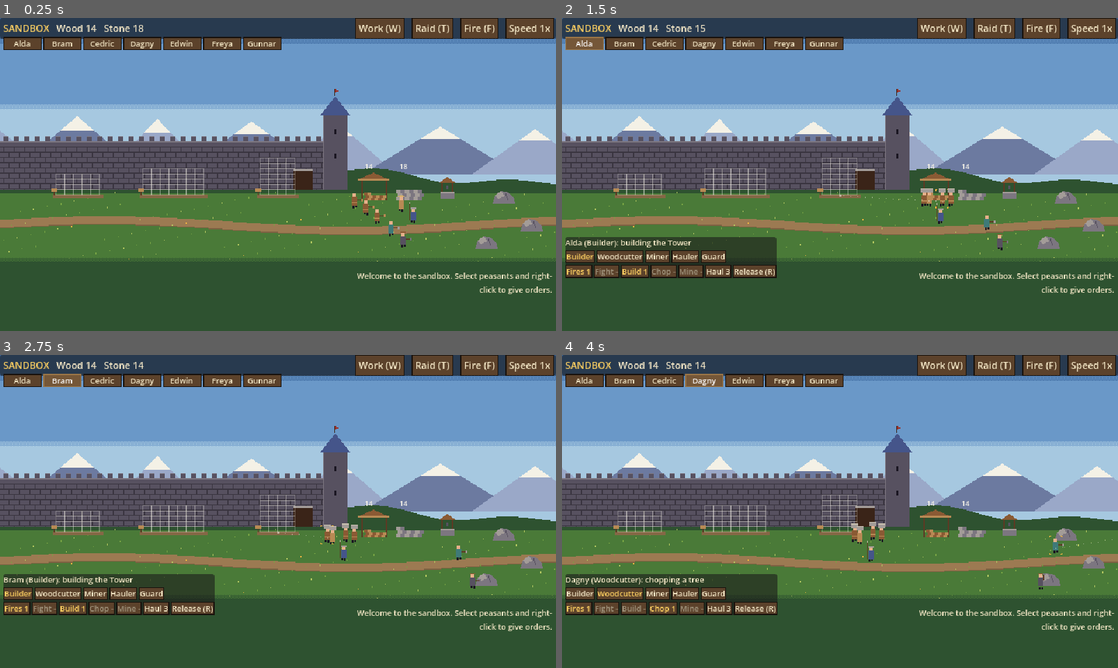
Above: before the commit, frames 1-4 (two rows, left to right).
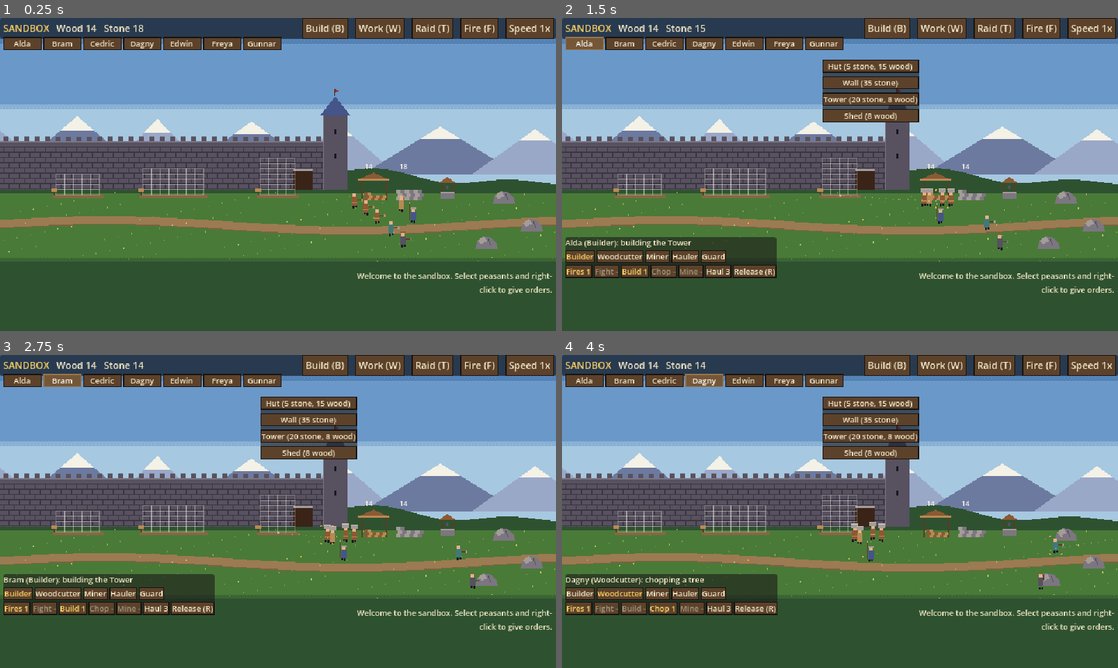
Above: after the commit, the same moments.

Repository: henrikmoepe-del/basebygger
Game: Godot game, scene res://sandbox/sandbox.tscn
The game is run twice, just before and just after one commit, with the same random seed, the same clock (stepped at 60 frames per second) and the same inputs. This scene is started directly instead of the project's main scene.
Inputs (mouse positions are in pixels of both pictures, inside the frame that each line leads up to):
- Up to frame 1 (0.25 s): no input
- Up to frame 2 (1.5 s): click (890, 27) at 0.5 s, where only the run after the commit has a clickable "Build (B)"; click "Alda" at 1.25 s
- Up to frame 3 (2.75 s): click "Bram" at 2 s
- Up to frame 4 (4 s): click "Cedric" at 2.75 s; click "Dagny" at 3.5 s

The runs differ from the first frame. In frame 1, 0.5% of the frame differs, in the area x 54-63%, y 0-7%; in frame 2, 4.0%, in the area x 46-65%, y 0-34%; in frame 3, 4.0%; in frame 4, 4.0%.

Commit message:
Sandbox: place new buildings from a Build menu; pick a site to make it urgent or cancel it
Co-Authored-By: Claude Opus 5.5 <noreply@anthropic.com>
Claude-Session: https://claude.ai/code/session_01KRfBmN2ZEbarco8VY7eoa6

Diff:
--- a/sandbox/sandbox.gd
+++ b/sandbox/sandbox.gd
@@ -43,6 +43,10 @@
 var well: Node2D
 var guard_post := Vector2(-250, 30)
 var selected: Array = []
+## A building site picked with a left-click (its info shows in the HUD).
+var picked_site: Node2D = null
+## The building being placed from the Build menu, or "".
+var placing := ""
 var messages: Array = []
 var raid_on := false
 var raids := 0
@@ -90,13 +94,8 @@
 	well = _add(Well, Vector2(255, 8))
 	well.setup()
 	# Three building sites side by side, each its own job.
-	var hut: Node2D = _add(Site, Vector2(-170, 4))
-	hut.setup("Hut", "thatch", 5, ["stone", "wood", "wood", "wood"])
-	var wall: Node2D = _add(Site, Vector2(-60, 4))
-	wall.setup("Wall", "battlements", 7, ["stone", "stone", "stone", "stone", "stone"])
-	var tower: Node2D = _add(Site, Vector2(60, 4))
-	tower.setup("Tower", "spire", 4, ["stone", "stone", "stone", "stone", "stone", "wood", "wood"])
-	sites = [hut, wall, tower]
+	for pair in [["hut", -170.0], ["wall", -60.0], ["tower", 60.0]]:
+		add_site(pair[0], Vector2(pair[1], 4))
 	# Rocks and a wood to the east, at different depths.
 	for spot in [Vector2(320, 14), Vector2(352, 46), Vector2(300, 66)]:
 		var r: Node2D = _add(Rock, spot)
@@ -129,6 +128,54 @@
 	node.position = at
 	things.add_child(node)
 	return node
+
+
+func add_site(building: String, at: Vector2) -> Node2D:
+	var b: Dictionary = SbData.BUILDINGS[building]
+	var site: Node2D = _add(Site, at)
+	site.setup(b.title, b.style, b.cols, b.courses)
+	sites.append(site)
+	return site
+
+
+## True if a building of this kind fits with its middle at x: not over
+## another building, the stockyard or the well, and inside the map.
+func site_fits(building: String, x: float) -> bool:
+	var half: float = SbData.BUILDINGS[building].cols * 5.0 + 4.0
+	if x - half < SbData.WEST_EDGE + 10.0 or x + half > SbData.EAST_EDGE - 10.0:
+		return false
+	for s in sites:
+		if absf(s.position.x - x) < half + s.width() / 2.0 + 4.0:
+			return false
+	for t in [stockyard, well]:
+		if absf(t.position.x - x) < half + 36.0:
+			return false
+	# Not over trees or rocks standing at the back of the ground.
+	for t in trees + rocks:
+		if t.is_open() and t.position.y < 24.0 and absf(t.position.x - x) < half + 6.0:
+			return false
+	return true
+
+
+## Cancels a site: what was laid falls down as loose blocks to haul back.
+func cancel_site(site: Node2D) -> void:
+	for i in mini(site.placed, 8):
+		spawn_item(site.laid[i], site.position + Vector2(randf_range(-site.width() / 2.0, site.width() / 2.0), randf_range(6, 14)))
+	announce("The %s is cancelled." % site.title)
+	if picked_site == site:
+		pick_site(null)
+	remove_thing(site)
+
+
+func pick_site(site: Node2D) -> void:
+	if picked_site != null and is_instance_valid(picked_site):
+		picked_site.selected = false
+		picked_site.queue_redraw()
+	picked_site = site
+	if site != null:
+		site.selected = true
+		site.queue_redraw()
+	selection_changed.emit()
 
 
 func spawn_item(res: String, at: Vector2) -> Node2D:
@@ -189,8 +236,11 @@
 			var need: String = t.next_material()
 			if p.carrying != need and stockyard.stock.get(need, 0) <= 0:
 				continue
-			# Spread out: a site with fewer builders on it is better.
+			# Spread out: a site with fewer builders on it is better; an
+			# urgent one comes first.
 			score += 80.0 * t.workers.size()
+			if t.urgent:
+				score -= 1000.0
 		if work == "haul" and t.carried_by != null:
 			continue
 		if score < best_score:
@@ -266,7 +316,16 @@
 		if not selected.has(p):
 			selected.append(p)
 			p.selected = true
+	if not list.is_empty() and picked_site != null:
+		pick_site(null)
 	selection_changed.emit()
+
+
+func _site_at(at: Vector2) -> Node2D:
+	for s in sites:
+		if s.hit(at):
+			return s
+	return null
 
 
 func peasant_at(at: Vector2) -> Node2D:
@@ -346,6 +405,15 @@
 	var at := get_global_mouse_position()
 	if event is InputEventMouseButton:
 		var mb := event as InputEventMouseButton
+		if placing != "" and mb.pressed:
+			if mb.button_index == MOUSE_BUTTON_LEFT and site_fits(placing, roundf(at.x)):
+				add_site(placing, Vector2(roundf(at.x), 4))
+				announce("A %s is planned." % SbData.BUILDINGS[placing].title)
+				if not mb.shift_pressed:
+					placing = ""
+			elif mb.button_index == MOUSE_BUTTON_RIGHT:
+				placing = ""
+			return
 		if mb.button_index == MOUSE_BUTTON_LEFT:
 			if mb.pressed:
 				_drag_from = at
@@ -359,6 +427,8 @@
 						selection_changed.emit()
 					else:
 						select([p] if p != null else [], mb.shift_pressed)
+						if p == null:
+							pick_site(_site_at(at))
 				else:
 					var inside: Array = []
 					for p in peasants:
@@ -382,7 +452,11 @@
 			KEY_R:
 				release_selected()
 			KEY_ESCAPE:
+				placing = ""
 				select([])
+				pick_site(null)
+			KEY_B:
+				hud.toggle_build()
 			KEY_T:
 				start_raid()
 			KEY_F:
@@ -427,9 +501,24 @@
 			var c := SbData.GOLD if p.task.get("forced", false) else Color(SbData.WHITE, 0.5)
 			_dotted(p.position + Vector2(0, -6), to, c)
 			overlay.draw_rect(Rect2(to - Vector2(1, 1), Vector2(3, 3)), c)
+	if placing != "":
+		_draw_ghost(get_global_mouse_position())
 	for ping in _pings:
 		var r: float = 3.0 + (0.6 - ping.t) * 14.0
 		overlay.draw_arc(ping.pos, r, 0, TAU, 12, Color(SbData.GOLD, ping.t / 0.6), 1.0)
+
+
+## The building being placed, as a see-through outline under the mouse:
+## gold where it fits, red where it does not.
+func _draw_ghost(at: Vector2) -> void:
+	var b: Dictionary = SbData.BUILDINGS[placing]
+	var x := roundf(at.x)
+	var w: float = b.cols * 10.0
+	var h: float = b.courses.size() * 6.0
+	var c := SbData.GOLD if site_fits(placing, x) else SbData.RED1
+	overlay.draw_rect(Rect2(x - w / 2.0, 4.0 - h, w, h), Color(c, 0.25))
+	overlay.draw_rect(Rect2(x - w / 2.0, 4.0 - h, w, h), c, false, 1.0)
+	overlay.draw_string(ThemeDB.fallback_font, Vector2(x - w / 2.0, 4.0 - h - 3.0), b.title, HORIZONTAL_ALIGNMENT_LEFT, -1, 8, c)
 
 
 func _dotted(a: Vector2, b: Vector2, c: Color) -> void:
--- a/sandbox/sb_data.gd
+++ b/sandbox/sb_data.gd
@@ -46,6 +46,17 @@
 const WEST_EDGE := -360.0
 const EAST_EDGE := 620.0
 
+## Buildings the player can place: title, look, blocks per course, and the
+## material of each course from the bottom.
+const BUILDINGS := {
+	"hut": {"title": "Hut", "style": "thatch", "cols": 5, "courses": ["stone", "wood", "wood", "wood"]},
+	"wall": {"title": "Wall", "style": "battlements", "cols": 7, "courses": ["stone", "stone", "stone", "stone", "stone"]},
+	"tower": {"title": "Tower", "style": "spire", "cols": 4, "courses": ["stone", "stone", "stone", "stone", "stone", "wood", "wood"]},
+	"shed": {"title": "Shed", "style": "thatch", "cols": 4, "courses": ["wood", "wood"]},
+}
+
+const BUILD_ORDER := ["hut", "wall", "tower", "shed"]
+
 ## How many peasants work one thing at a time when choosing for themselves.
 ## Orders from the player ignore these.
 const CAPACITY := {"tree": 1, "rock": 2, "item": 1, "site": 4, "fire": 3}
--- a/sandbox/sb_hud.gd
+++ b/sandbox/sb_hud.gd
@@ -21,6 +21,10 @@
 var _grid: HBoxContainer
 var _log: VBoxContainer
 var _work: PanelContainer
+var _build: PanelContainer
+var _site_panel: PanelContainer
+var _site_label: Label
+var _urgent_button: Button
 var _work_grid: GridContainer
 var _refresh := 0.0
 
@@ -36,8 +40,10 @@
 	_make_panel()
 	_make_log()
 	_make_work()
+	_make_build()
+	_make_site_panel()
 	var help := Label.new()
-	help.text = "Left-click: select (Shift adds)  Drag: box  Right-click: order  R: release  1-5: job  W: work  A/D: pan"
+	help.text = "Left-click: select (Shift adds)  Drag: box  Right-click: order  R: release  1-5: job  W: work  B: build  A/D: pan"
 	help.add_theme_font_size_override("font_size", 8)
 	help.add_theme_color_override("font_color", UiTheme.PARCHMENT_DIM)
 	help.set_anchors_preset(Control.PRESET_BOTTOM_LEFT)
@@ -70,7 +76,7 @@
 	_raid_label.add_theme_color_override("font_color", UiTheme.BAD)
 	_raid_label.size_flags_horizontal = Control.SIZE_EXPAND_FILL
 	row.add_child(_raid_label)
-	for spec in [["Work (W)", toggle_work], ["Raid (T)", func(): world.start_raid()], ["Fire (F)", func(): world.start_fire()]]:
+	for spec in [["Build (B)", toggle_build], ["Work (W)", toggle_work], ["Raid (T)", func(): world.start_raid()], ["Fire (F)", func(): world.start_fire()]]:
 		var b := _button(spec[0], spec[1])
 		row.add_child(b)
 	_speed_button = _button("Speed 1x", _cycle_speed)
@@ -156,6 +162,68 @@
 	box.add_child(_work_grid)
 
 
+## The Build menu: pick a building, then left-click where it goes along the
+## back of the ground (Shift-click to place several, right-click to stop).
+func _make_build() -> void:
+	_build = PanelContainer.new()
+	_build.visible = false
+	_build.position = Vector2(300, 48)
+	_root.add_child(_build)
+	var box := VBoxContainer.new()
+	_build.add_child(box)
+	for key in SbData.BUILD_ORDER:
+		var b: Dictionary = SbData.BUILDINGS[key]
+		var count := {}
+		for m in b.courses:
+			count[m] = count.get(m, 0) + b.cols
+		var parts: Array = []
+		for m in count:
+			parts.append("%d %s" % [count[m], m])
+		var button := _button("%s (%s)" % [b.title, ", ".join(parts)], _start_placing.bind(key))
+		_compact(button)
+		box.add_child(button)
+
+
+func toggle_build() -> void:
+	_build.visible = not _build.visible
+
+
+func _start_placing(key: String) -> void:
+	world.placing = key
+	_build.visible = false
+
+
+## What a picked building site shows: progress, and buttons to make it
+## urgent (builders go there first) or cancel it.
+func _make_site_panel() -> void:
+	_site_panel = PanelContainer.new()
+	_site_panel.visible = false
+	_site_panel.position = Vector2(4, 300)
+	_root.add_child(_site_panel)
+	var box := VBoxContainer.new()
+	_site_panel.add_child(box)
+	_site_label = Label.new()
+	_site_label.add_theme_font_size_override("font_size", 9)
+	box.add_child(_site_label)
+	var row := HBoxContainer.new()
+	box.add_child(row)
+	_urgent_button = _button("Urgent", _toggle_urgent)
+	_compact(_urgent_button)
+	_urgent_button.tooltip_text = "Builders choosing for themselves go to an urgent site first."
+	row.add_child(_urgent_button)
+	var cancel := _button("Cancel", func(): world.cancel_site(world.picked_site))
+	_compact(cancel)
+	cancel.tooltip_text = "Remove the site. What was laid falls down to be hauled back."
+	row.add_child(cancel)
+
+
+func _toggle_urgent() -> void:
+	var site: Node2D = world.picked_site
+	if site != null:
+		site.urgent = not site.urgent
+		site.queue_redraw()
+
+
 func toggle_work() -> void:
 	_work.visible = not _work.visible
 	if _work.visible:
@@ -269,9 +337,21 @@
 		b.add_theme_color_override("font_color", c)
 		b.tooltip_text = "%s, %s: %s" % [p.person_name, p.job_name(), p.activity()]
 	_update_rows()
+	_update_site()
+
+
+func _update_site() -> void:
+	var site: Node2D = world.picked_site
+	_site_panel.visible = site != null and is_instance_valid(site)
+	if not _site_panel.visible:
+		return
+	_site_label.text = site.progress_text()
+	_urgent_button.text = "Urgent: yes" if site.urgent else "Urgent: no"
+	_urgent_button.add_theme_color_override("font_color", UiTheme.GOLD if site.urgent else UiTheme.PARCHMENT)
 
 
 func _rebuild_panel() -> void:
+	_update_site()
 	if _work != null and _work.visible:
 		_rebuild_work.call_deferred()
 	_panel.visible = not world.selected.is_empty()
--- a/sandbox/sb_site.gd
+++ b/sandbox/sb_site.gd
@@ -13,6 +13,9 @@
 ## One material per block, bottom course first, left to right.
 var mats: Array = []
 var placed := 0
+## Builders choosing for themselves prefer a site marked urgent.
+var urgent := false
+var selected := false
 ## The material actually laid in each place so far (a builder may bring the
 ## material of the course below when two arrive at once).
 var laid: Array = []
@@ -103,7 +106,9 @@
 
 
 func progress_text() -> String:
-	return "%s: %d / %d blocks" % [title, placed, mats.size()]
+	if done():
+		return "%s: finished" % title
+	return "%s: %d / %d blocks, next: %s, %d working" % [title, placed, mats.size(), next_material(), workers.size()]
 
 
 func _process(delta: float) -> void:
@@ -139,6 +144,12 @@
 		_draw_finish(left, w)
 	if _flash > 0.0:
 		draw_rect(Rect2(left, -height(), w, height()), Color(SbData.LIGHT, _flash * 0.6))
+	if selected:
+		draw_rect(Rect2(left - 3.0, -height() - 3.0, w + 6.0, height() + 6.0), SbData.GOLD, false, 1.0)
+	if urgent and not done():
+		# A red pennant on the name board: build this first.
+		draw_rect(Rect2(left - 3.0, -16.0, 1, 12), SbData.WOOD0)
+		draw_colored_polygon(PackedVector2Array([Vector2(left - 2.0, -16.0), Vector2(left + 5.0, -14.0), Vector2(left - 2.0, -12.0)]), SbData.RED1)
 	# Name board while it is still a site.
 	if not done():
 		draw_rect(Rect2(left - 3.0, -4.0, 1, 4), SbData.WOOD1)
--- a/sandbox/tests/shots.gd
+++ b/sandbox/tests/shots.gd
@@ -16,6 +16,8 @@
 	# Box selection and a hold-here order.
 	# The Work overview.
 	"work": {"steps": [[1.0, "work"], [0.3, "shot"]]},
+	# Placing a new building, and a picked site marked urgent.
+	"build": {"steps": [[1.0, "place"], [0.2, "shot"], [0.1, "placed"], [15.0, "shot"]]},
 	"box": {"steps": [[2.0, "box"], [0.1, "goto"], [0.4, "shot"]]},
 }
 
@@ -79,6 +81,15 @@
 			w.select(inside)
 		"goto":
 			w.give_order(Vector2(0, 40))
+		"place":
+			w.placing = "hut"
+			w.camera.position = Vector2(330, -20)
+			Input.warp_mouse(Vector2(520, 190) * 2.0)
+		"placed":
+			var site: Node2D = w.add_site("hut", Vector2(380, 4))
+			w.placing = ""
+			w.pick_site(site)
+			site.urgent = true
 		"work":
 			w.peasants[3].cycle_prio("haul")
 			w.hud.toggle_work()
--- a/sandbox/tests/test_sandbox.gd
+++ b/sandbox/tests/test_sandbox.gd
@@ -98,6 +98,19 @@
 	var over := await _wait(200.0, func(): return not w.raid_on)
 	_check(over, "the raid ends")
 
+	# 7. Placing a building: not over another one; a new one gets built.
+	_check(not w.site_fits("hut", w.sites[0].position.x), "a building cannot be placed over another")
+	_check(not w.site_fits("hut", w.stockyard.position.x), "a building cannot be placed over the stockyard")
+	var x := -260.0
+	_check(w.site_fits("shed", x), "a shed fits west of the Hut")
+	var shed: Node2D = w.add_site("shed", Vector2(x, 4))
+	shed.urgent = true
+	var built := await _wait(200.0, func(): return shed.done())
+	_check(built, "a newly placed urgent shed is built by the builders on their own")
+	w.cancel_site(w.sites[1])
+	await _wait(1.0)
+	_check(w.sites.size() == 3, "a site can be cancelled")
+
 	_check(_off_band == 0, "nobody leaves the ground band (%d frames off it)" % _off_band)
 	print("ALL PASSED" if _fails == 0 else "%d FAILED" % _fails)
 	quit(1 if _fails > 0 else 0)
Binary file added: sandbox/shots/build.png
Binary file added: sandbox/shots/work.png
Not shown, changed: sandbox/README.md
